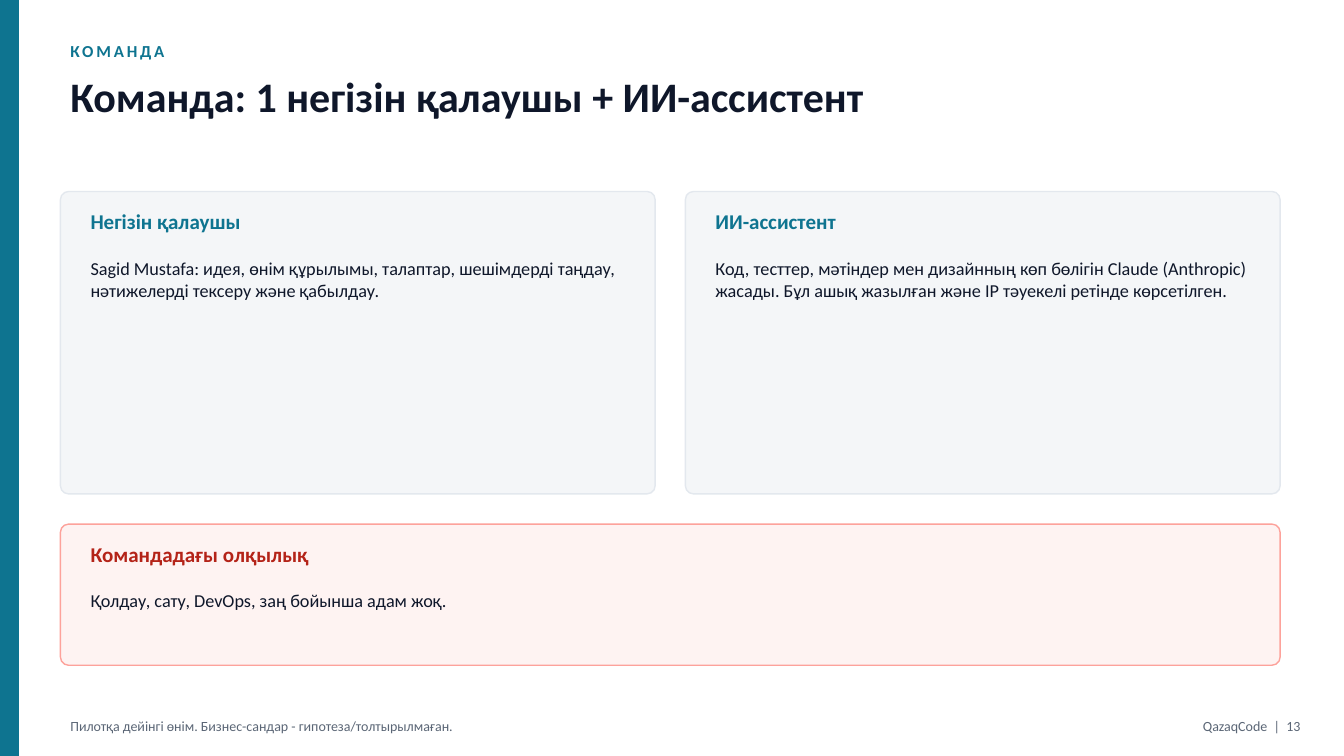
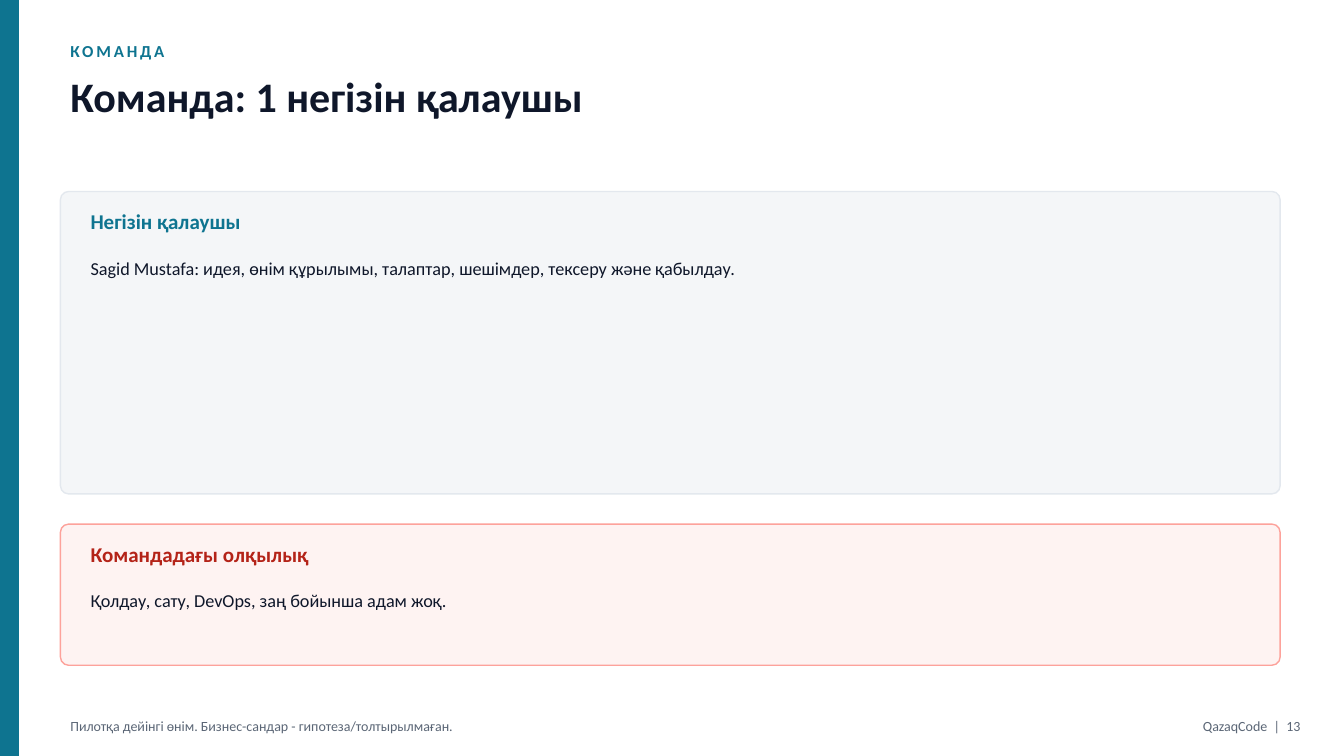
Before and after one commit to Mustafa7677/CS50MUSS, a slide deck: slide 13 of qazaqcode/public/investors/QazaqCode-pitch.pptx. Drawn at 1344x756 pixels with LibreOffice and Linux fonts; fonts in the diff are those of the drawing. Boxes give left, top, right and bottom in pixels: in the first picture for what was removed or moved away, otherwise in the second. Text is boxed around its words. In the diff, an @@ line names an element or a change of style, - is before the commit and + after.

Commit message:
Құжаттар мен инвестор материалдарындағы авторлық жазбаларды жаңарту
- QazaqCode инвестор FAQ, INVESTOR.md, питч дек, /investors беті: автор және құқық иесі Sagid Mustafa
- Қауіпсіздік аудиті, лицензия құжаттары: авторлық жазба жаңартылды
- C++ лекцияларындағы санитайзер шығысы мен e2e түсініктемесіндегі уақытша жолдар

```diff
--- a/qazaqcode/public/investors/QazaqCode-pitch.pptx
+++ b/qazaqcode/public/investors/QazaqCode-pitch.pptx
@@ text at (x1=70, y1=82, x2=583, y2=119): text changed @@
-Команда: 1 негізін қалаушы + ИИ-ассистент
+Команда: 1 негізін қалаушы
@@ rounded rectangle resized from (x1=60, y1=192, x2=655, y2=494) to (x1=60, y1=192, x2=1280, y2=494) @@
@@ rounded rectangle removed at (x1=686, y1=192, x2=1280, y2=494) @@
@@ text removed at (x1=715, y1=215, x2=835, y2=229) @@
-ИИ-ассистент
@@ text at (x1=91, y1=262, x2=735, y2=278): text changed @@
-Sagid Mustafa: идея, өнім құрылымы, талаптар, шешімдерді таңдау, нәтижелерді тексеру және қабылдау.
+Sagid Mustafa: идея, өнім құрылымы, талаптар, шешімдер, тексеру және қабылдау.
@@ text removed at (x1=715, y1=262, x2=1247, y2=300) @@
-Код, тесттер, мәтіндер мен дизайнның көп бөлігін Claude (Anthropic) жасады. Бұл ашық жазылған және IP тәуекелі ретінде көрсетілген.
```
Also in this commit, not shown: 2 other slides changed, 17 other files.
